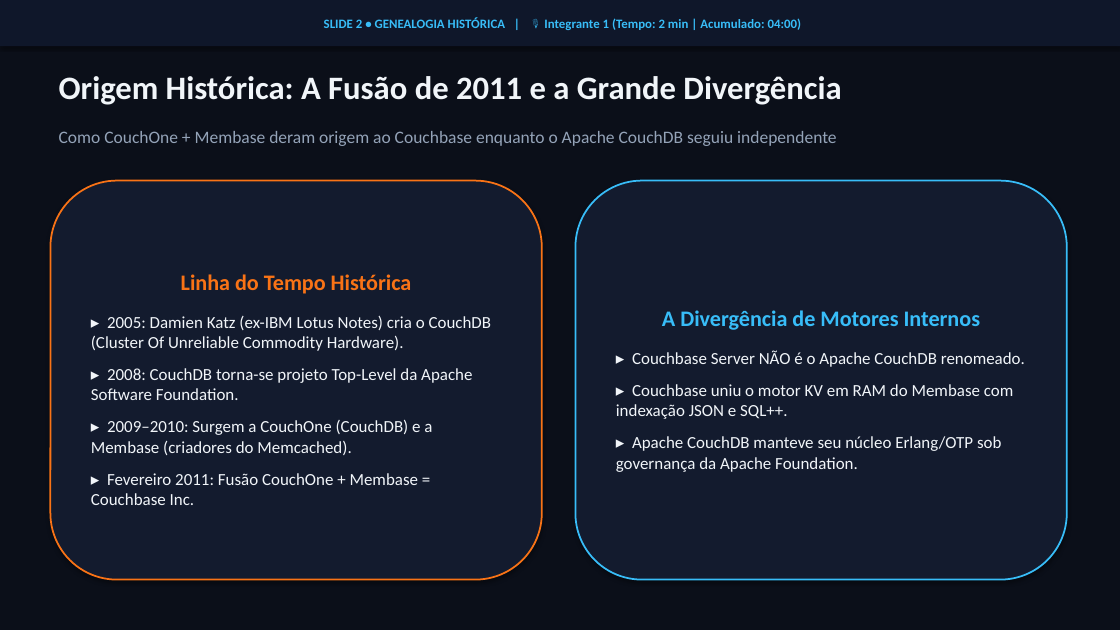
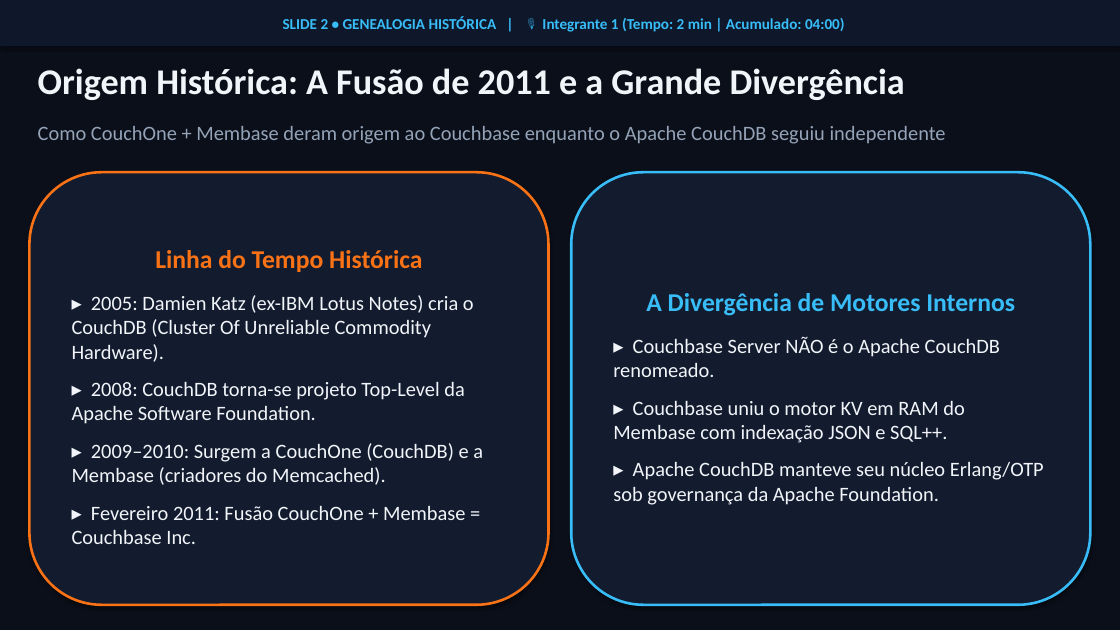
Before and after one commit to PHLopesvc07/ApresentacaoBD, a slide deck: slide 2 of Apresentacao_CouchDB_vs_Couchbase.pptx. Drawn at 1120x630 pixels with LibreOffice and Linux fonts; fonts in the diff are those of the drawing. Boxes give left, top, right and bottom in pixels: in the first picture for what was removed or moved away, otherwise in the second. Text is boxed around its words. In the diff, an @@ line names an element or a change of style, - is before the commit and + after.

```diff
--- a/Apresentacao_CouchDB_vs_Couchbase.pptx
+++ b/Apresentacao_CouchDB_vs_Couchbase.pptx
@@ rectangle "SLIDE 2 • GENEALOGIA HISTÓRICA ..." at box(0, 0, 1120, 46): size 11 to 13 pt @@
@@ text "Origem Histórica: A Fusão de ...": place and size @@
-text "Origem Histórica: A Fusão de ..." at box(59, 76, 841, 105)
+text "Origem Histórica: A Fusão de ..." at box(38, 68, 905, 100)
@@ text "Origem Histórica: A Fusão de ..." at box(38, 68, 905, 100): size 28 to 31 pt @@
@@ text "Como CouchOne + Membase deram ...": place and size @@
-text "Como CouchOne + Membase deram ..." at box(59, 131, 836, 146)
+text "Como CouchOne + Membase deram ..." at box(38, 126, 946, 144)
@@ text "Como CouchOne + Membase deram ..." at box(38, 126, 946, 144): size 15 to 17.5 pt @@
@@ rounded rectangle "Linha do Tempo Histórica": place and size @@
-rounded rectangle "Linha do Tempo Histórica" at box(50, 181, 542, 580)
+rounded rectangle "Linha do Tempo Histórica" at box(29, 172, 549, 605)
@@ rounded rectangle "Linha do Tempo Histórica" at box(29, 172, 549, 605): size 19 to 22 pt in "Linha do Tempo Histórica"; size 14.5 to 17.5 pt; more space between paragraphs; outline #F97316 1.5 pt to #F97316 2.2 pt @@
@@ rounded rectangle "A Divergência de Motores Internos": place and size @@
-rounded rectangle "A Divergência de Motores Internos" at box(576, 181, 1067, 580)
+rounded rectangle "A Divergência de Motores Internos" at box(571, 172, 1091, 605)
@@ rounded rectangle "A Divergência de Motores Internos" at box(571, 172, 1091, 605): size 19 to 22 pt in "A Divergência de Motores Internos"; size 14.5 to 17.5 pt in "▸ Couchbase Server NÃO é o Apache ...", "▸ Couchbase uniu o motor KV em ...", "▸ Apache CouchDB manteve seu núcleo Erlang/OTP ..."; more space between paragraphs; outline #38BDF8 1.5 pt to #38BDF8 2.2 pt @@
```
Also in this commit, not shown: 17 other slides changed, 3 other files.
